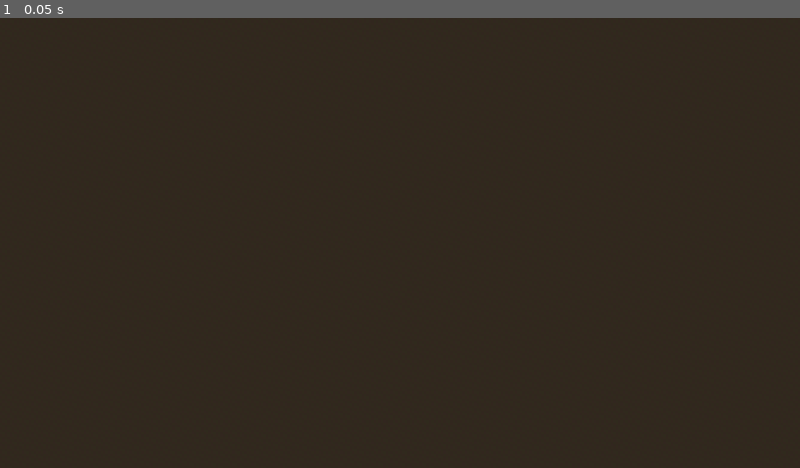
Above: before the commit, frame 1.
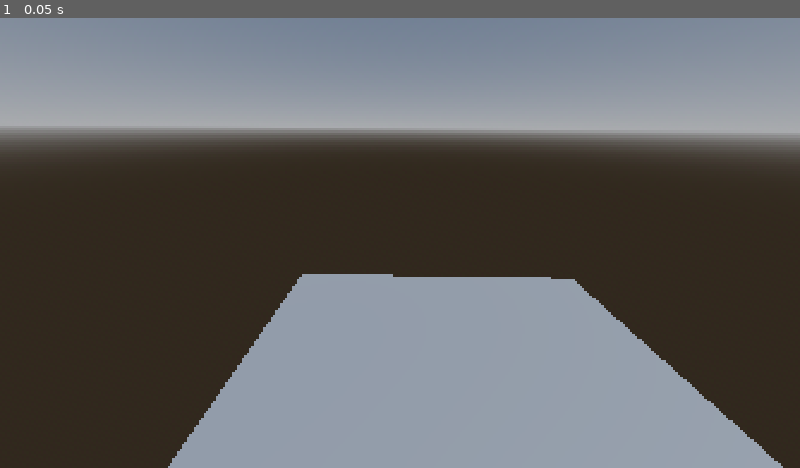
Above: after the commit, the same moment.

Repository: Yatheeshpatcha/3d_game
Game: Godot game, scene res://scenes/main.tscn
Same seed, same stepped clock (60 frames per second), same inputs: the game is played once before the commit and once after it. The project has no main scene, so this scene is started directly.
Inputs:
- Up to frame 1 (0.05 s): no input

The runs differ from the first frame. In frame 1, 53% of the frame differs, in the area x 0-100%, y 0-100%.

Commit message:
installed wakatime

Diff:
--- a/project.godot
+++ b/project.godot
@@ -21,6 +21,10 @@
 window/size/mode=1
 window/stretch/mode="canvas_items"
 
+[editor_plugins]
+
+enabled=PackedStringArray("res://addons/godot_super-wakatime/plugin.cfg")
+
 [physics]
 
 3d/physics_engine="Jolt Physics"
--- a/scenes/main.tscn
+++ b/scenes/main.tscn
@@ -12,6 +12,9 @@
 sky = SubResource("Sky_o5qli")
 glow_enabled = true
 
+[sub_resource type="BoxMesh" id="BoxMesh_rebgc"]
+size = Vector3(10, 1, 10.004)
+
 [node name="main" type="Node3D" unique_id=520504897]
 
 [node name="WorldEnvironment" type="WorldEnvironment" parent="." unique_id=766026070]
@@ -22,4 +25,9 @@
 shadow_enabled = true
 
 [node name="Camera3D" type="Camera3D" parent="." unique_id=637981167]
-transform = Transform3D(1, 0, 0, 0, 0.55335176, 0.8329477, 0, -0.8329477, 0.55335176, 0, 5.385471, 0)
+transform = Transform3D(0.99985933, -0.013972114, 0.00928209, 0.008186004, 0.8894154, 0.45702648, -0.0146412635, -0.45688605, 0.8894047, 0, 5.385471, 0)
+fov = 90.3
+
+[node name="MeshInstance3D" type="MeshInstance3D" parent="." unique_id=750852848]
+transform = Transform3D(1, 0, 0, 0, 1, 0, 0, 0, 1, 1.2828369, 0, -1.8636475)
+mesh = SubResource("BoxMesh_rebgc")
Not shown, added: addons/godot_super-wakatime/api_key_prompt.tscn
Not shown, added: addons/godot_super-wakatime/counter.tscn
Not shown, added: addons/godot_super-wakatime/decompressor.gd
Not shown, added: addons/godot_super-wakatime/decompressor.gd.uid
Not shown, added: addons/godot_super-wakatime/godot_super-wakatime.gd
Not shown, added: addons/godot_super-wakatime/godot_super-wakatime.gd.uid
Not shown, added: addons/godot_super-wakatime/plugin.cfg
Not shown, added: addons/godot_super-wakatime/utils.gd
Not shown, added: addons/godot_super-wakatime/utils.gd.uid
Not shown, added: addons/godot_super-wakatime/LICENSE
Not shown, added: addons/godot_super-wakatime/README.md
